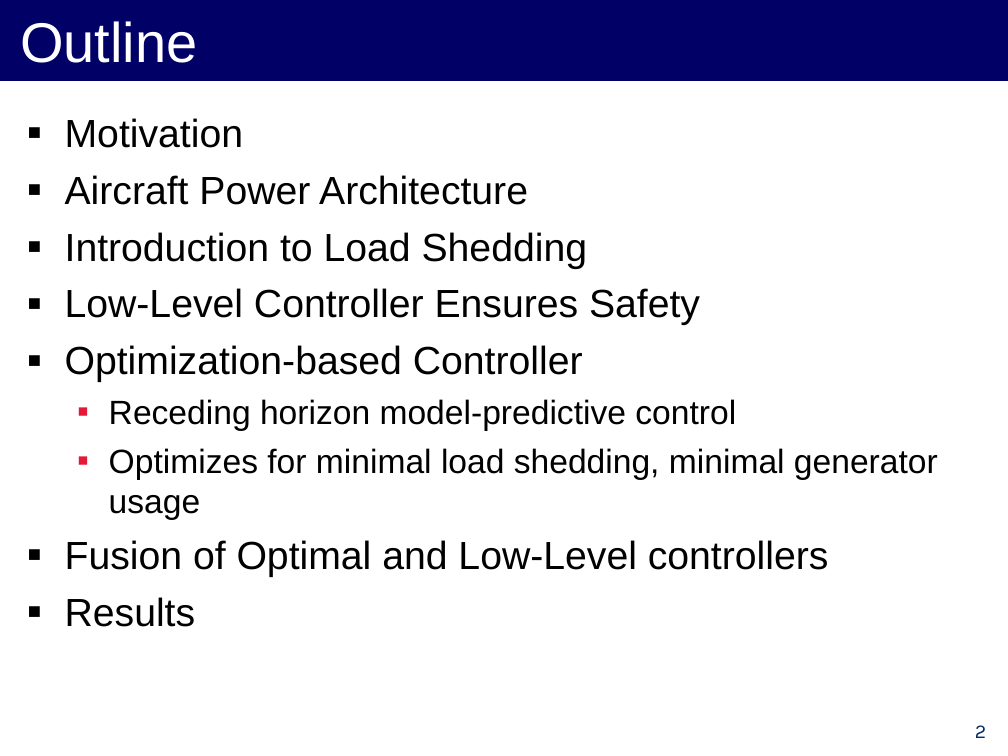
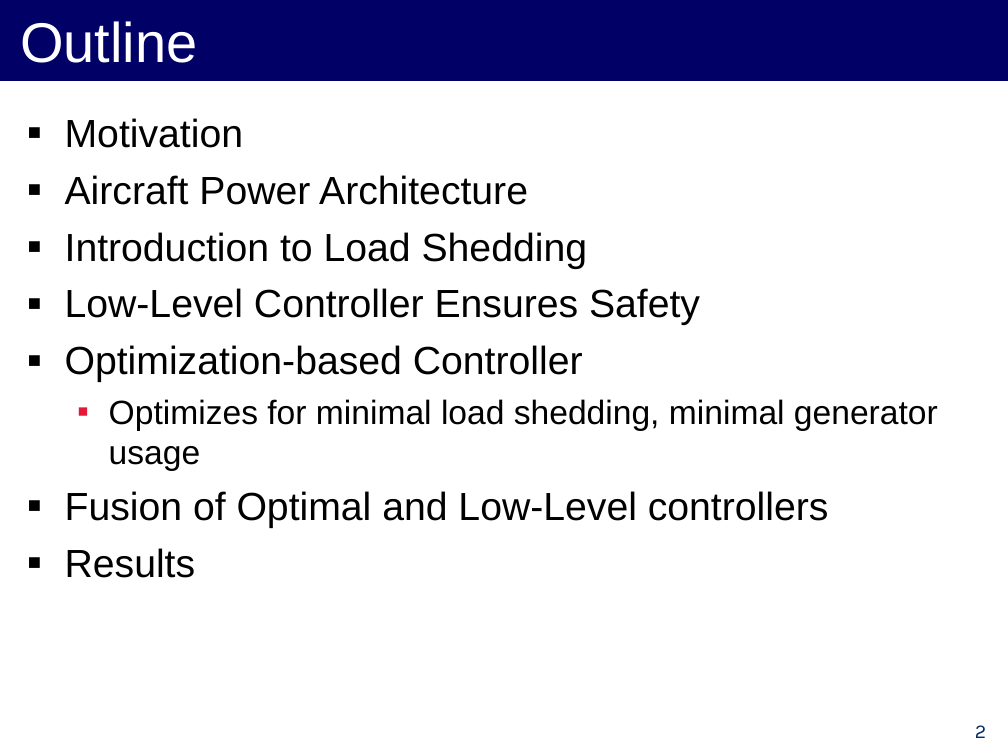
Before and after one commit to forresti/optimal_load_management, a slide deck: slide 2 of project/12-3-12_Presentation.ppt. Drawn at 1008x756 pixels with LibreOffice and Linux fonts; fonts in the diff are those of the drawing. Boxes give left, top, right and bottom in pixels: in the first picture for what was removed or moved away, otherwise in the second. Text is boxed around its words. In the diff, an @@ line names an element or a change of style, - is before the commit and + after.

```diff
--- a/project/12-3-12_Presentation.ppt
+++ b/project/12-3-12_Presentation.ppt
@@ text at <box>109,399,736,431</box>: paragraph removed @@
-  ▪ Receding horizon model-predictive control
```
Also in this commit, not shown: 2 other slides changed, 9 slides added, 3 slides removed.
